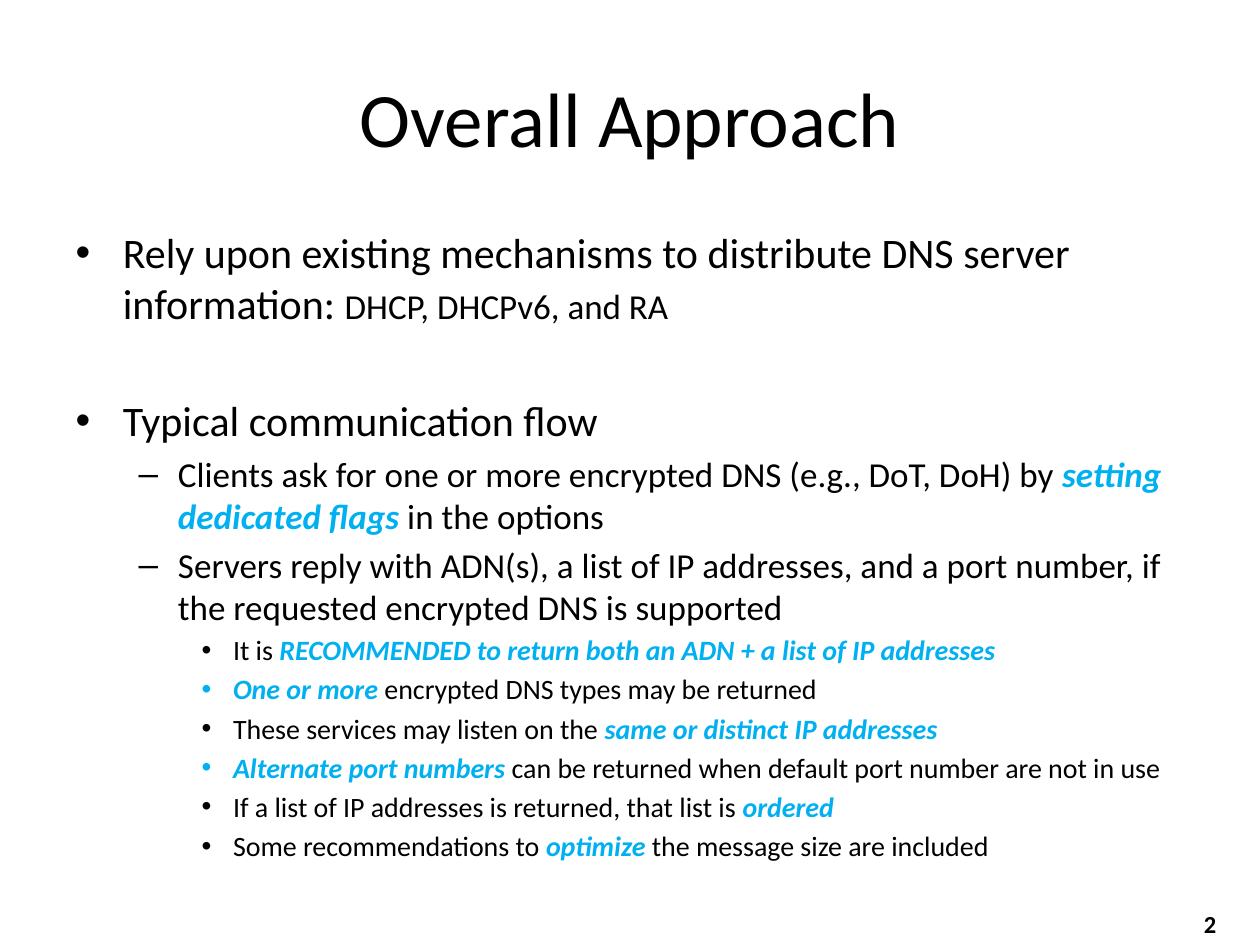
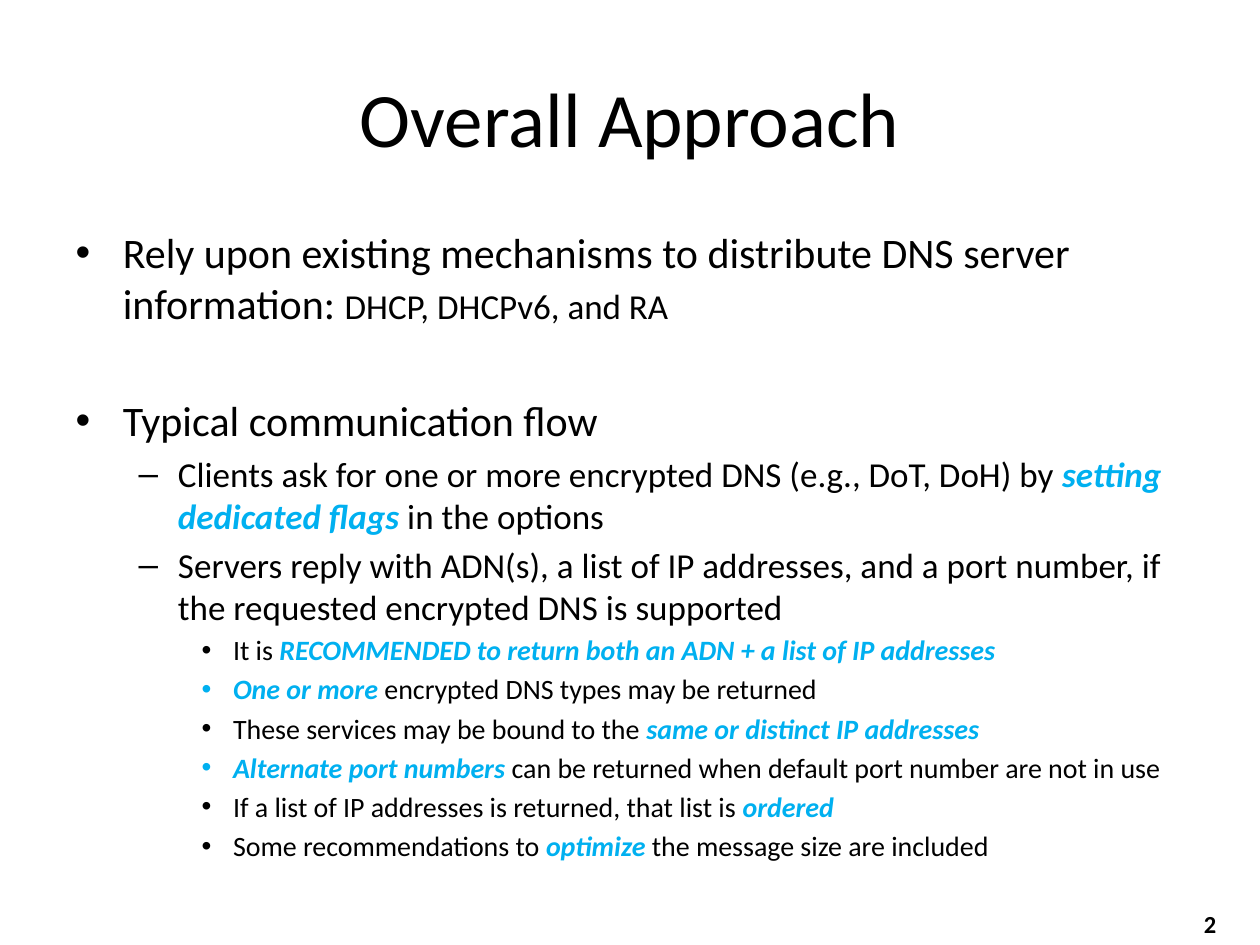
Before and after one commit to boucadair/draft-btw-add-home-network, a slide deck: slide 2 of Interim-01-2021/draft-btw-add-home-Interim012021.pptx. Drawn at 1260x945 pixels with LibreOffice and Linux fonts; fonts in the diff are those of the drawing. Boxes give left, top, right and bottom in pixels: in the first picture for what was removed or moved away, otherwise in the second. Text is boxed around its words. In the diff, an @@ line names an element or a change of style, - is before the commit and + after.

```diff
--- a/Interim-01-2021/draft-btw-add-home-Interim012021.pptx
+++ b/Interim-01-2021/draft-btw-add-home-Interim012021.pptx
@@ text at (x1=233, y1=719, x2=979, y2=744): text changed @@
-    • These services may listen on the same or distinct IP addresses
+    • These services may be bound to the same or distinct IP addresses
```
Also in this commit, not shown: 2 other slides changed, 1 other file.
